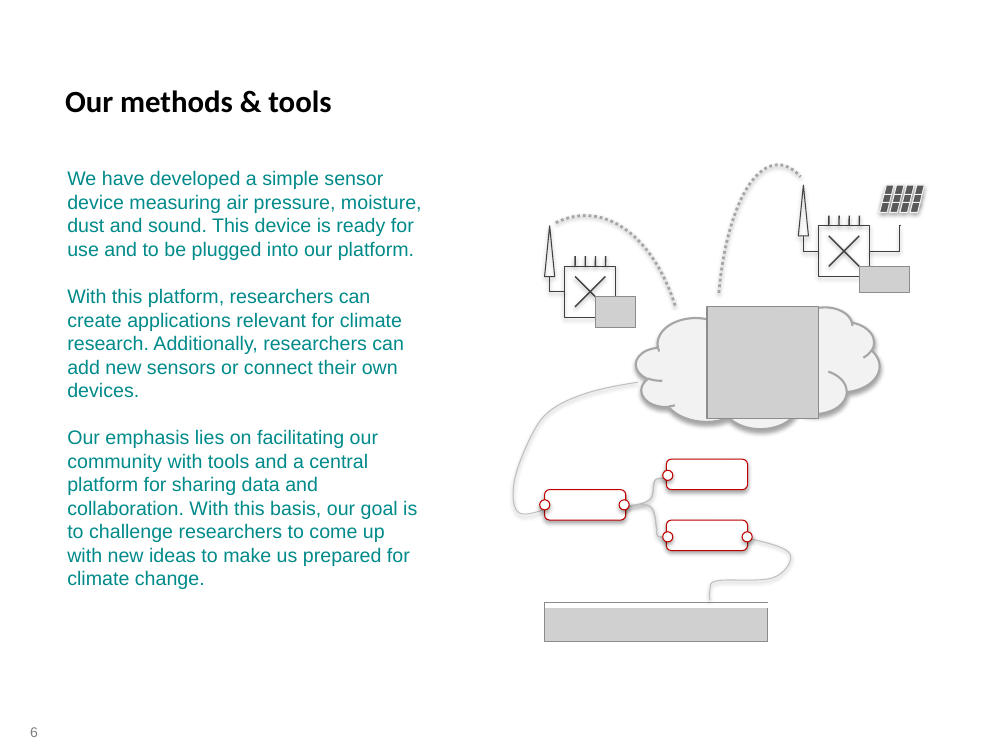
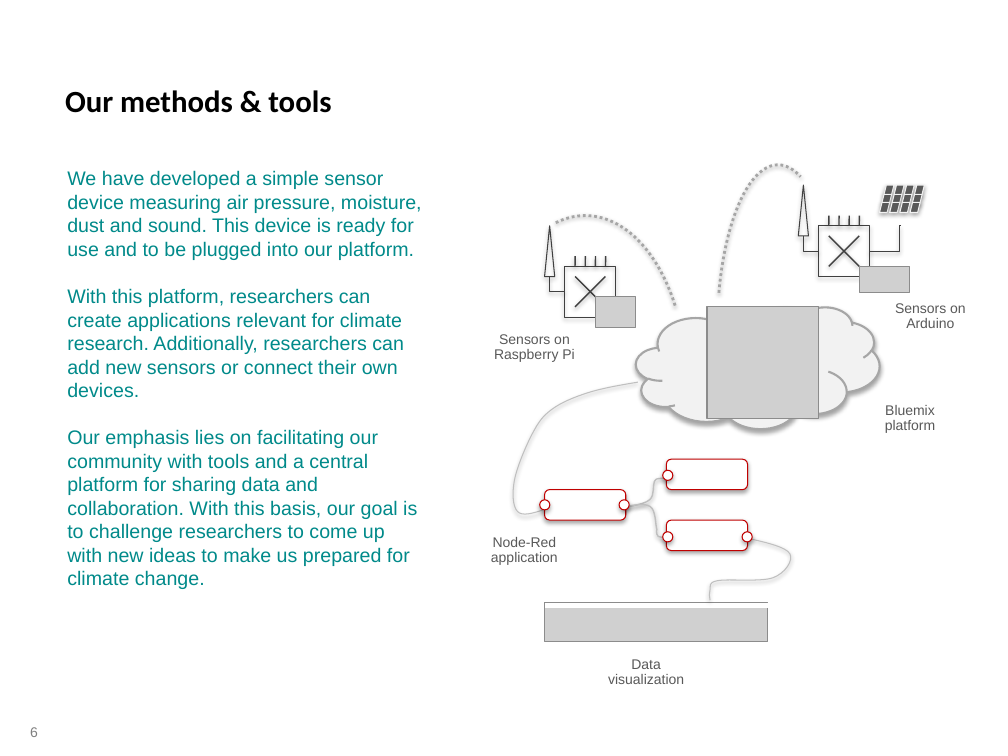
Before and after one commit to bhavers/PoseidonProject, a slide deck: slide 6 of Documentation/Poseidon_public.ppsx. Drawn at 1008x756 pixels with LibreOffice and Linux fonts; fonts in the diff are those of the drawing; grey boxes stand for pictures; background and template pictures are left out. Boxes give left, top, right and bottom in pixels: in the first picture for what was removed or moved away, otherwise in the second. Text is boxed around its words. In the diff, an @@ line names an element or a change of style, - is before the commit and + after.

```diff
--- a/Documentation/Poseidon_public.ppsx
+++ b/Documentation/Poseidon_public.ppsx
@@ text added at (895,303,966,328), 10 pt, text #595959 @@
+Sensors on Arduino
@@ text added at (494,334,574,362), 10 pt, text #595959 @@
+Sensors on Raspberry Pi
@@ text added at (885,405,935,433), 10 pt, text #595959 @@
+Bluemix platform
@@ text added at (491,537,558,565), 10 pt, text #595959 @@
+Node-Red application
@@ text added at (608,659,684,684), 10 pt, text #595959 @@
+Data visualization
```
Also in this commit, not shown: 1 other slide changed, 2 other files.
